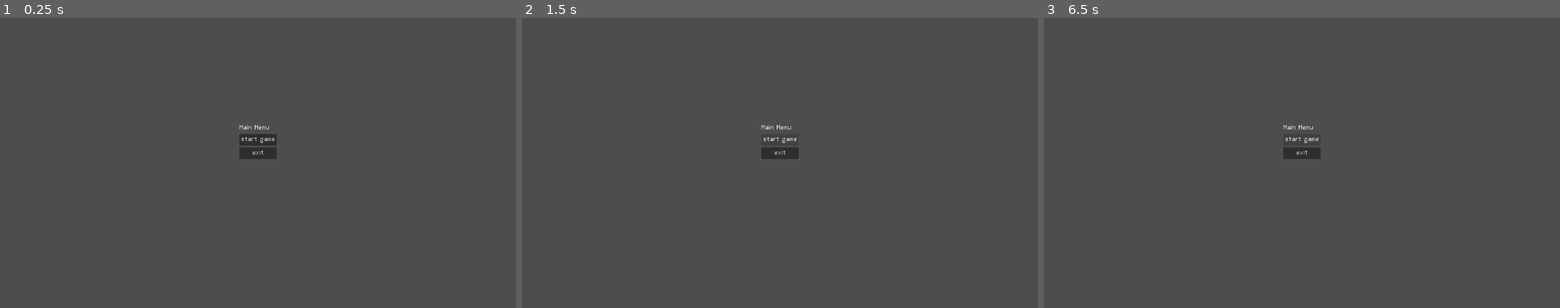
Above: before the commit, frames 1-3 (left to right).
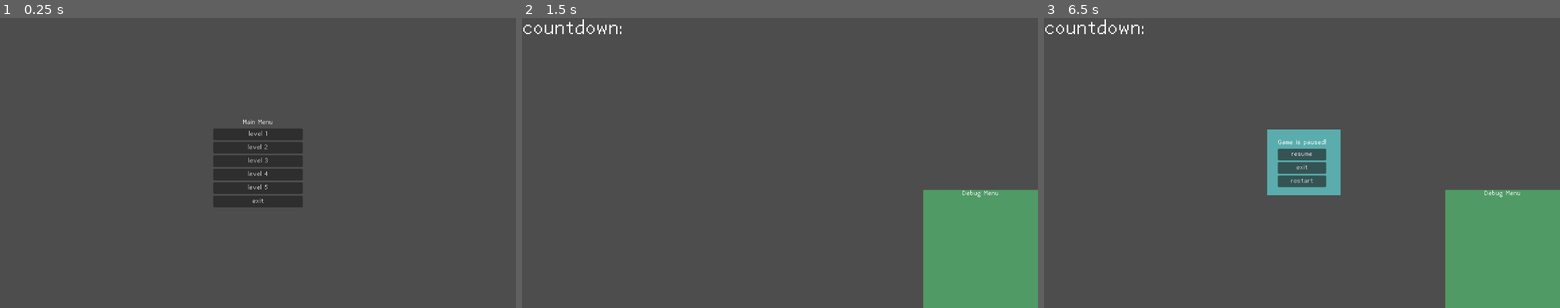
Above: after the commit, the same moments.

Repository: 2192375d/GMTK-Game-Jam
Game: Godot game, scene res://scenes/main_menu.tscn
The game is run twice, just before and just after one commit, with the same random seed, the same clock (stepped at 60 frames per second) and the same inputs. This scene is started directly instead of the project's main scene.
Inputs (mouse positions are in pixels of both pictures, inside the frame that each line leads up to):
- Up to frame 1 (0.25 s): no input
- Up to frame 2 (1.5 s): click (780, 148) at 0.5 s, where only the run after the commit has a clickable "level 2"; click (780, 139) at 1.25 s, where only the run before the commit has a clickable "start game"
- Up to frame 3 (6.5 s): click (1302, 139) at 2 s, where only the run before the commit has a clickable "start game"; tap Enter at 2.75, 4.25, 5.75 s; hold D (right) 2.78-3.53 s; tap E (interact) at 2.85, 3.6, 4.55, 5.1, 5.85 s; tap Space (space) at 3.5, 4.35, 5 s; hold S (down) 3.53-4.28 s; hold D (right) 4.28-5.03 s; hold W (up) 5.03-5.78 s; hold A (left) from 5.78 s (still down); tap Escape (esc, bound only after the commit) at 6.4 s

The runs differ from the first frame. In frame 1, 3.7% of the frame differs, in the area x 41-59%, y 34-66%; in frame 2, 9.6%; in frame 3, 13%, in the area x 0-100%, y 0-100%.
Error after the commit: Cannot call method 'instantiate' on a null value. (res://scripts/game/game.gd:38)

Commit message:
completed pause menu with restart button

Diff:
--- a/project.godot
+++ b/project.godot
@@ -64,6 +64,11 @@
 "events": [Object(InputEventKey,"resource_local_to_scene":false,"resource_name":"","device":-1,"window_id":0,"alt_press …(191 unchanged characters)…
 ]
 }
+esc={
+"deadzone": 0.2,
+"events": [Object(InputEventKey,"resource_local_to_scene":false,"resource_name":"","device":-1,"window_id":0,"alt_pressed":false,"shift_pressed":false,"ctrl_pressed":false,"meta_pressed":false,"pressed":false,"keycode":0,"physical_keycode":4194305,"key_label":0,"unicode":0,"location":0,"echo":false,"script":null)
+]
+}
 
 [layer_names]
 
--- a/scenes/game.tscn
+++ b/scenes/game.tscn
@@ -1,6 +1,7 @@
 [gd_scene format=3 uid="uid://bshu6j75jogwf"]
 
 [ext_resource type="Script" uid="uid://b0ty32plikcic" path="res://scripts/game/game.gd" id="1_uwrxv"]
+[ext_resource type="Script" uid="uid://dkfrg8rttfhlu" path="res://scripts/menu/pause_menu_layer.gd" id="2_yqjtg"]
 
 [sub_resource type="Animation" id="Animation_yqjtg"]
 length = 0.001
@@ -74,20 +75,23 @@
 [node name="DebugLayer" type="CanvasLayer" parent="." unique_id=551263260]
 
 [node name="ColorRect" type="ColorRect" parent="DebugLayer" unique_id=1843093144]
+anchors_preset = 15
+anchor_right = 1.0
+anchor_bottom = 1.0
 offset_left = 896.0
 offset_top = 384.0
-offset_right = 1152.0
-offset_bottom = 648.0
+grow_horizontal = 2
+grow_vertical = 2
 color = Color(0.33333334, 1, 0.5254902, 0.43529412)
 
 [node name="VBoxContainer" type="VBoxContainer" parent="DebugLayer" unique_id=1475123625]
-anchors_preset = 3
-anchor_left = 1.0
-anchor_top = 1.0
+anchors_preset = -1
+anchor_left = 0.77800006
+anchor_top = 0.59300005
 anchor_right = 1.0
 anchor_bottom = 1.0
-offset_left = -256.0
-offset_top = -264.0
+offset_left = -0.25604248
+offset_top = -0.2640381
 grow_horizontal = 0
 grow_vertical = 0
 
@@ -102,4 +106,47 @@
 expand_mode = 1
 stretch_mode = 5
 
+[node name="PauseMenuLayer" type="CanvasLayer" parent="." unique_id=511787114]
+process_mode = 3
+script = ExtResource("2_yqjtg")
+
+[node name="ColorRect" type="ColorRect" parent="PauseMenuLayer" unique_id=1630699187]
+offset_left = 498.0
+offset_top = 249.0
+offset_right = 662.0
+offset_bottom = 396.0
+color = Color(0.40784314, 1, 1, 0.5372549)
+
+[node name="VBoxContainer" type="VBoxContainer" parent="PauseMenuLayer" unique_id=1948936055]
+anchors_preset = 8
+anchor_left = 0.5
+anchor_top = 0.5
+anchor_right = 0.5
+anchor_bottom = 0.5
+offset_left = -20.0
+offset_top = -20.0
+offset_right = 20.0
+offset_bottom = 20.0
+grow_horizontal = 2
+grow_vertical = 2
+
+[node name="Label" type="Label" parent="PauseMenuLayer/VBoxContainer" unique_id=336070516]
+layout_mode = 2
+text = "Game is paused!"
+
+[node name="resume" type="Button" parent="PauseMenuLayer/VBoxContainer" unique_id=1779496440]
+layout_mode = 2
+text = "resume"
+
+[node name="exit" type="Button" parent="PauseMenuLayer/VBoxContainer" unique_id=2106844110]
+layout_mode = 2
+text = "exit"
+
+[node name="restart" type="Button" parent="PauseMenuLayer/VBoxContainer" unique_id=2140615981]
+layout_mode = 2
+text = "restart"
+
 [connection signal="timeout" from="Timer" to="." method="_on_timer_timeout"]
+[connection signal="pressed" from="PauseMenuLayer/VBoxContainer/resume" to="PauseMenuLayer" method="_on_resume_pressed"]
+[connection signal="pressed" from="PauseMenuLayer/VBoxContainer/exit" to="PauseMenuLayer" method="_on_exit_pressed"]
+[connection signal="pressed" from="PauseMenuLayer/VBoxContainer/restart" to="PauseMenuLayer" method="_on_restart_pressed"]
--- /dev/null
+++ b/scenes/levels/level1.tscn
@@ -0,0 +1,160 @@
+[gd_scene format=3 uid="uid://dwlyrro6m7pxv"]
+
+[ext_resource type="Script" uid="uid://oagkgxbkc72q" path="res://scripts/level.gd" id="1_5ntmo"]
+[ext_resource type="Script" uid="uid://dob7akqprk7dw" path="res://scripts/player/player_3d.gd" id="2_nkeig"]
+[ext_resource type="Texture2D" uid="uid://bfynr1wd6tgtt" path="res://assets/sprites/blossom-full.png" id="3_nfihu"]
+[ext_resource type="Script" uid="uid://mpjejuo715u3" path="res://scripts/player/interaction_manager.gd" id="4_lgguw"]
+[ext_resource type="Script" uid="uid://lhunffqsa8pb" path="res://scripts/player/held_item_controller.gd" id="5_jprdt"]
+[ext_resource type="Script" uid="uid://qjkk4k1y6koo" path="res://scripts/player/player_movement.gd" id="6_ps2vj"]
+[ext_resource type="PackedScene" uid="uid://crcuvvajog70r" path="res://scenes/garbage/debug_ball_garbage.tscn" id="7_sbmf2"]
+[ext_resource type="PackedScene" uid="uid://b0ese08ofw8xi" path="res://scenes/garbage/debug_cube_garbage.tscn" id="8_1xax6"]
+[ext_resource type="Script" uid="uid://cbhihhg3meoli" path="res://scripts/picture_area_3d.gd" id="9_g7tkf"]
+[ext_resource type="Texture2D" uid="uid://d27ogbabqm3i2" path="res://assets/temp/temp-area.png" id="10_4fww7"]
+
+[sub_resource type="PlaneMesh" id="PlaneMesh_1i2hj"]
+size = Vector2(3, 3)
+
+[sub_resource type="WorldBoundaryShape3D" id="WorldBoundaryShape3D_1i2hj"]
+
+[sub_resource type="StandardMaterial3D" id="StandardMaterial3D_0x665"]
+albedo_color = Color(1, 0.11372549, 1, 1)
+
+[sub_resource type="PlaneMesh" id="PlaneMesh_2d80u"]
+material = SubResource("StandardMaterial3D_0x665")
+size = Vector2(3.5, 2)
+
+[sub_resource type="WorldBoundaryShape3D" id="WorldBoundaryShape3D_0pqje"]
+plane = Plane(0, 0, -1, 0)
+
+[sub_resource type="CylinderShape3D" id="CylinderShape3D_0x665"]
+
+[sub_resource type="SphereShape3D" id="SphereShape3D_0pqje"]
+radius = 1.2870938
+
+[sub_resource type="BoxShape3D" id="BoxShape3D_1i2hj"]
+size = Vector3(5, 9, 4)
+
+[node name="LevelDebug3d" type="Node3D" unique_id=1785692282 node_paths=PackedStringArray("picture_area", "photo_viewport", "photo_camera", "garbage_patterns_root")]
+script = ExtResource("1_5ntmo")
+time_between_shots = Array[int]([5, 5, 5, 5, 5])
+picture_area = NodePath("PictureArea")
+photo_viewport = NodePath("SubViewport")
+photo_camera = NodePath("SubViewport/Camera3D")
+garbage_patterns_root = NodePath("Garbage Patterns")
+
+[node name="Floor" type="MeshInstance3D" parent="." unique_id=837461033]
+transform = Transform3D(7, 0, 0, 0, 7, 0, 0, 0, 7, 0, 0, 0)
+mesh = SubResource("PlaneMesh_1i2hj")
+
+[node name="StaticBody3D" type="StaticBody3D" parent="Floor" unique_id=690470115]
+collision_mask = 11
+
+[node name="CollisionShape3D" type="CollisionShape3D" parent="Floor/StaticBody3D" unique_id=1223480284]
+shape = SubResource("WorldBoundaryShape3D_1i2hj")
+
+[node name="Wall" type="MeshInstance3D" parent="." unique_id=1299564567]
+transform = Transform3D(6.237, 0, 0, 0, -3.059797e-07, -4.235, 0, 7, -1.8511774e-07, 0, 4, -10.220403)
+mesh = SubResource("PlaneMesh_2d80u")
+
+[node name="StaticBody3D2" type="StaticBody3D" parent="Wall" unique_id=209285910]
+transform = Transform3D(0.9999999, 0, 0, 0, 1, -7.1054274e-15, 0, -1.4210855e-14, 1, 0, -0.01, 0)
+collision_mask = 11
+
+[node name="CollisionShape3D" type="CollisionShape3D" parent="Wall/StaticBody3D2" unique_id=2066792149]
+transform = Transform3D(1, 0, 0, 0, -4.371139e-08, -1, 0, 1, -4.371139e-08, 0, 0, 0)
+shape = SubResource("WorldBoundaryShape3D_0pqje")
+
+[node name="Camera3D" type="Camera3D" parent="." unique_id=1149582600]
+transform = Transform3D(1, 0, 0, 0, 0.84629416, 0.5327159, 0, -0.5327159, 0.84629416, 0, 19.036442, 29.752146)
+fov = 20.0
+
+[node name="Player" type="CharacterBody3D" parent="." unique_id=349837506]
+transform = Transform3D(1, 0, 0, 0, 1, 0, 0, 0, 1, 6.502649, 1.0195179, -6.108208)
+collision_layer = 8
+collision_mask = 3
+script = ExtResource("2_nkeig")
+
+[node name="CollisionShape3D" type="CollisionShape3D" parent="Player" unique_id=1926655930]
+transform = Transform3D(1, 0, 0, 0, 1, 0, 0, 0, 1, 0, -0.100000024, 0)
+shape = SubResource("CylinderShape3D_0x665")
+
+[node name="Sprite3D" type="Sprite3D" parent="Player" unique_id=2056004929]
+transform = Transform3D(3.267, 0, 0, 0, 2.8218722, 0, 0, 0, 1, 0, -0.14897203, 0)
+alpha_cut = 2
+texture_filter = 0
+texture = ExtResource("3_nfihu")
+
+[node name="Interaction Area" type="Area3D" parent="Player" unique_id=1401964825]
+collision_mask = 2
+script = ExtResource("4_lgguw")
+
+[node name="CollisionShape3D" type="CollisionShape3D" parent="Player/Interaction Area" unique_id=690115885]
+shape = SubResource("SphereShape3D_0pqje")
+
+[node name="Held Item Controller" type="Node3D" parent="Player" unique_id=1509292524]
+transform = Transform3D(1, 0, 0, 0, 1, 0, 0, 0, 1, 0.4, -0.233, 0)
+script = ExtResource("5_jprdt")
+
+[node name="Movement" type="Node" parent="Player" unique_id=1628852448]
+script = ExtResource("6_ps2vj")
+
+[node name="AreaLight3D" type="OmniLight3D" parent="." unique_id=166368872]
+transform = Transform3D(1, 0, 0, 0, 1, 0, 0, 0, 1, 0, 9, 0)
+shadow_enabled = true
+omni_range = 23.155
+
+[node name="Garbage Patterns" type="Node3D" parent="." unique_id=507000476]
+
+[node name="0" type="Node3D" parent="Garbage Patterns" unique_id=929137519]
+visible = false
+
+[node name="Debug Ball Garbage" parent="Garbage Patterns/0" unique_id=1531612167 instance=ExtResource("7_sbmf2")]
+transform = Transform3D(1, 0, 0, 0, 1, 0, 0, 0, 1, 0, 1.8990326, 0)
+
+[node name="Debug Ball Garbage2" parent="Garbage Patterns/0" unique_id=1123246657 instance=ExtResource("7_sbmf2")]
+transform = Transform3D(1, 0, 0, 0, 1, 0, 0, 0, 1, 4.955387, 0.75134325, -7.741615)
+
+[node name="1" type="Node3D" parent="Garbage Patterns" unique_id=824832244]
+process_mode = 4
+visible = false
+
+[node name="Garbage2" parent="Garbage Patterns/1" unique_id=612791119 instance=ExtResource("8_1xax6")]
+transform = Transform3D(1, 0, 0, 0, 1, 0, 0, 0, 1, 0, 2.844358, 0)
+
+[node name="Garbage3" parent="Garbage Patterns/1" unique_id=1920290043 instance=ExtResource("8_1xax6")]
+transform = Transform3D(1, 0, 0, 0, 1, 0, 0, 0, 1, 6.944505, 3.9050417, -8.352941)
+
+[node name="2" type="Node3D" parent="Garbage Patterns" unique_id=499065424]
+visible = false
+
+[node name="3" type="Node3D" parent="Garbage Patterns" unique_id=1464027169]
+visible = false
+
+[node name="PictureArea" type="Area3D" parent="." unique_id=952523899 node_paths=PackedStringArray("capture_shape")]
+transform = Transform3D(1, 0, 0, 0, 1, 0, 0, 0, 1, 7, 0, -7)
+collision_layer = 4
+collision_mask = 18
+script = ExtResource("9_g7tkf")
+capture_shape = NodePath("CollisionShape3D")
+
+[node name="CollisionShape3D" type="CollisionShape3D" parent="PictureArea" unique_id=1845170190]
+transform = Transform3D(1, 0, 0, 0, 1, 0, 0, 0, 1, 0, 3.633545, -1)
+shape = SubResource("BoxShape3D_1i2hj")
+
+[node name="Sprite3D" type="Sprite3D" parent="PictureArea" unique_id=364708601]
+transform = Transform3D(2.512154, 0, 0, 0, 1, 0, 0, 0, 2.512154, 0, 0.001, -1.0401087)
+sorting_offset = -1.805
+axis = 1
+texture = ExtResource("10_4fww7")
+
+[node name="SubViewport" type="SubViewport" parent="." unique_id=1435586019]
+
+[node name="Camera3D" type="Camera3D" parent="SubViewport" unique_id=306985259]
+transform = Transform3D(1, 0, 0, 0, 0.7071068, 0.7071068, 0, -0.7071068, 0.7071068, 6.928198, 2.2573242, -7.7282124)
+projection = 1
+fov = 5.0
+size = 6.0
+
+[connection signal="body_exited" from="Player/Interaction Area" to="Player/Interaction Area" method="_on_body_exited"]
+[connection signal="body_entered" from="PictureArea" to="PictureArea" method="_on_body_entered"]
+[connection signal="body_exited" from="PictureArea" to="PictureArea" method="_on_body_exited"]
--- a/scenes/main_menu.tscn
+++ b/scenes/main_menu.tscn
@@ -1,4 +1,7 @@
 [gd_scene format=3 uid="uid://2yvq6yiiep7y"]
+
+[ext_resource type="Script" uid="uid://dj480obgaif2c" path="res://scripts/menu/main_menu.gd" id="1_l6cm7"]
+[ext_resource type="PackedScene" uid="uid://bshu6j75jogwf" path="res://scenes/game.tscn" id="2_ekxnf"]
 
 [node name="MainMenu" type="Control" unique_id=1706629424]
 layout_mode = 3
@@ -7,34 +10,53 @@
 anchor_bottom = 1.0
 grow_horizontal = 2
 grow_vertical = 2
+script = ExtResource("1_l6cm7")
+game_scene = ExtResource("2_ekxnf")
 
-[node name="Panel" type="Panel" parent="." unique_id=1951648126]
+[node name="VBoxContainer" type="VBoxContainer" parent="." unique_id=1365684534]
+custom_minimum_size = Vector2(200, 0)
 layout_mode = 1
-anchors_preset = 8
-anchor_left = 0.5
-anchor_top = 0.5
-anchor_right = 0.5
-anchor_bottom = 0.5
-offset_left = -42.0
-offset_top = -87.0
-offset_right = -42.0
-offset_bottom = -87.0
+anchors_preset = -1
+anchor_left = 0.41319445
+anchor_top = 0.3472222
+anchor_right = 0.5868056
+anchor_bottom = 0.6527778
+offset_top = 1.5258789e-05
 grow_horizontal = 2
 grow_vertical = 2
+metadata/_edit_use_anchors_ = true
 
-[node name="VBoxContainer" type="VBoxContainer" parent="Panel" unique_id=1365684534]
-layout_mode = 0
-offset_right = 40.0
-offset_bottom = 40.0
-
-[node name="Label" type="Label" parent="Panel/VBoxContainer" unique_id=2009300416]
+[node name="Label" type="Label" parent="VBoxContainer" unique_id=2009300416]
 layout_mode = 2
 text = "Main Menu"
+horizontal_alignment = 1
 
-[node name="start game" type="Button" parent="Panel/VBoxContainer" unique_id=1919956217]
+[node name="level1" type="Button" parent="VBoxContainer" unique_id=1919956217]
 layout_mode = 2
-text = "start game"
+text = "level 1"
 
-[node name="exit" type="Button" parent="Panel/VBoxContainer" unique_id=114898640]
+[node name="level2" type="Button" parent="VBoxContainer" unique_id=1246020126]
+layout_mode = 2
+text = "level 2"
+
+[node name="level3" type="Button" parent="VBoxContainer" unique_id=953663994]
+layout_mode = 2
+text = "level 3"
+
+[node name="level4" type="Button" parent="VBoxContainer" unique_id=339042891]
+layout_mode = 2
+text = "level 4"
+
+[node name="level5" type="Button" parent="VBoxContainer" unique_id=690108300]
+layout_mode = 2
+text = "level 5"
+
+[node name="exit" type="Button" parent="VBoxContainer" unique_id=114898640]
 layout_mode = 2
 text = "exit"
+
+[connection signal="pressed" from="VBoxContainer/level1" to="." method="_on_level_1_pressed"]
+[connection signal="pressed" from="VBoxContainer/level2" to="." method="_on_level_2_pressed"]
+[connection signal="pressed" from="VBoxContainer/level3" to="." method="_on_level_3_pressed"]
+[connection signal="pressed" from="VBoxContainer/level4" to="." method="_on_level_4_pressed"]
+[connection signal="pressed" from="VBoxContainer/level5" to="." method="_on_level_5_pressed"]
--- a/scripts/autoloads/level_registry.gd
+++ b/scripts/autoloads/level_registry.gd
@@ -16,5 +16,7 @@
 	match level_enum:
 		LevelEnum.LEVEL_DEBUG:
 			string = "uid://6b0ucmt5u7st"
+		LevelEnum.LEVEL1:
+			string = "uid://dwlyrro6m7pxv"
 
 	return string
--- a/scripts/game/game.gd
+++ b/scripts/game/game.gd
@@ -14,6 +14,26 @@
 var current_level: Level = null
 
 func _ready() -> void:
+	_load_current_level()
+	update_countdown_text()
+	update_level(0)
+
+
+func restart_level() -> void:
+	current_time_elapsed = 0
+	current_time_index = 0
+
+	if is_instance_valid(current_level):
+		remove_child(current_level)
+		current_level.queue_free()
+
+	photo_preview.texture = null
+	_load_current_level()
+	update_countdown_text()
+	update_level(0)
+
+
+func _load_current_level() -> void:
 	var current_level_scene: PackedScene = load(LevelRegistry.get_level_string(current_level_enum))
 	current_level = current_level_scene.instantiate()
 	add_child(current_level)
@@ -26,9 +46,6 @@
 	photo_viewport.world_3d = current_level.get_world_3d()
 	photo_viewport.size = Vector2i(capture_size * PHOTO_PIXELS_PER_WORLD_UNIT)
 	photo_camera.size = capture_size.y
-
-	update_countdown_text()
-	update_level(0)
 
 func _capture_photo() -> void:
 	var photo_viewport: SubViewport = current_level.photo_viewport
--- /dev/null
+++ b/scripts/menu/main_menu.gd
@@ -0,0 +1,23 @@
+extends Control
+
+@export var game_scene: PackedScene
+
+func start_game(level_enum: LevelRegistry.LevelEnum) -> void:
+	var game: Game = game_scene.instantiate()
+	game.current_level_enum = level_enum
+	get_tree().change_scene_to_node(game)
+
+func _on_level_1_pressed() -> void:
+	start_game(LevelRegistry.LevelEnum.LEVEL1)
+
+func _on_level_2_pressed() -> void:
+	start_game(LevelRegistry.LevelEnum.LEVEL2)
+
+func _on_level_3_pressed() -> void:
+	start_game(LevelRegistry.LevelEnum.LEVEL3)
+
+func _on_level_4_pressed() -> void:
+	start_game(LevelRegistry.LevelEnum.LEVEL4)
+
+func _on_level_5_pressed() -> void:
+	start_game(LevelRegistry.LevelEnum.LEVEL5)
--- /dev/null
+++ b/scripts/menu/pause_menu_layer.gd
@@ -0,0 +1,43 @@
+class_name PauseMenuLayer
+extends CanvasLayer
+
+const MAIN_MENU_PATH: String = "res://scenes/main_menu.tscn"
+
+
+func _ready() -> void:
+	process_mode = Node.PROCESS_MODE_ALWAYS
+	visible = false
+
+
+func _unhandled_input(event: InputEvent) -> void:
+	if event.is_action_pressed("esc"):
+		if get_tree().paused:
+			resume_game()
+		else:
+			pause_game()
+		get_viewport().set_input_as_handled()
+
+
+func pause_game() -> void:
+	visible = true
+	get_tree().paused = true
+
+
+func resume_game() -> void:
+	get_tree().paused = false
+	visible = false
+
+
+func _on_resume_pressed() -> void:
+	resume_game()
+
+
+func _on_exit_pressed() -> void:
+	get_tree().paused = false
+	get_tree().change_scene_to_file(MAIN_MENU_PATH)
+
+
+func _on_restart_pressed() -> void:
+	var game: Game = get_tree().current_scene as Game
+	resume_game()
+	game.restart_level()
Not shown, added: scripts/menu/main_menu.gd.uid
Not shown, added: scripts/menu/pause_menu_layer.gd.uid
